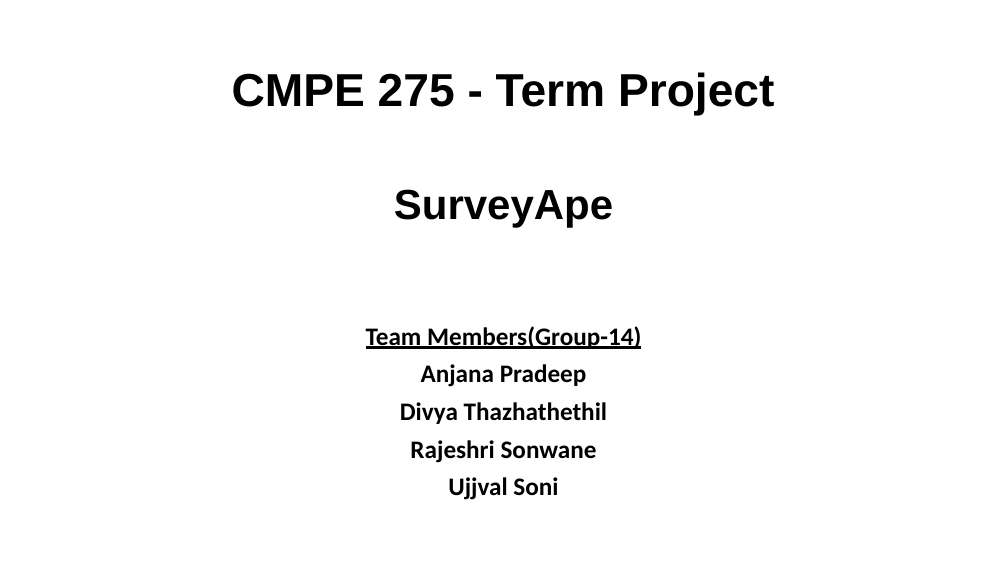
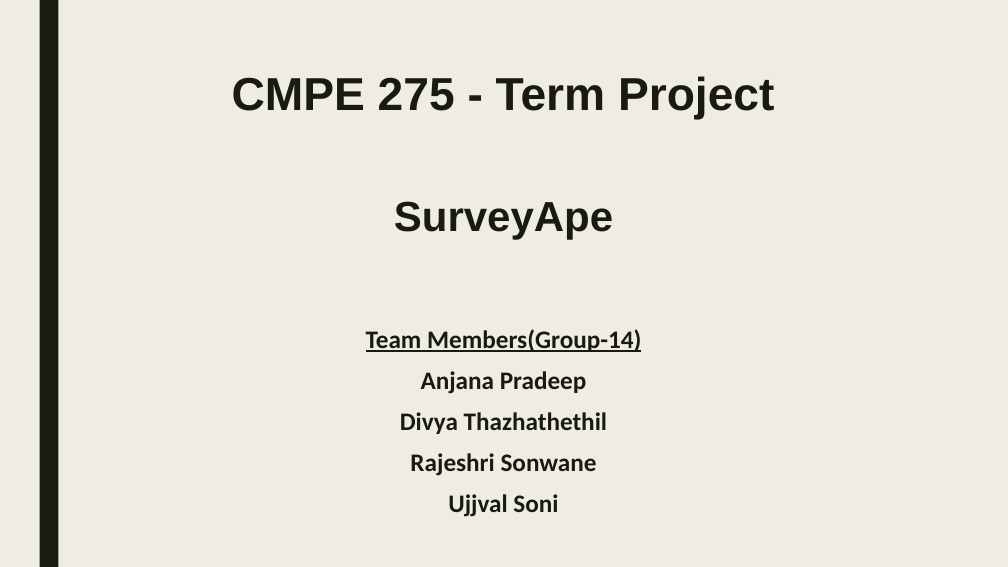
Before and after one commit to RajeshriSonwane/Survey-Ape-Using-Spring-and-React, a slide deck: slide 1 of cmpe275-Ppt.pptx. Drawn at 1008x567 pixels with LibreOffice and Linux fonts; fonts in the diff are those of the drawing. Boxes give left, top, right and bottom in pixels: in the first picture for what was removed or moved away, otherwise in the second. Text is boxed around its words. In the diff, an @@ line names an element or a change of style, - is before the commit and + after.

```diff
--- a/cmpe275-Ppt.pptx
+++ b/cmpe275-Ppt.pptx
@@ background #FFFFFF to #EFEDE3 @@
@@ text "CMPE 275 - Term Project" at bbox=[232, 76, 774, 517]: text colour #000000 to #191B0E; line spacing 0.9 to 0.94; more space between paragraphs @@
@@ rectangle added at bbox=[39, 0, 58, 567], fill #191B0E @@
```
Also in this commit, not shown: 2 other slides changed, 4 slides added, 6 slides removed, 5 other files.
